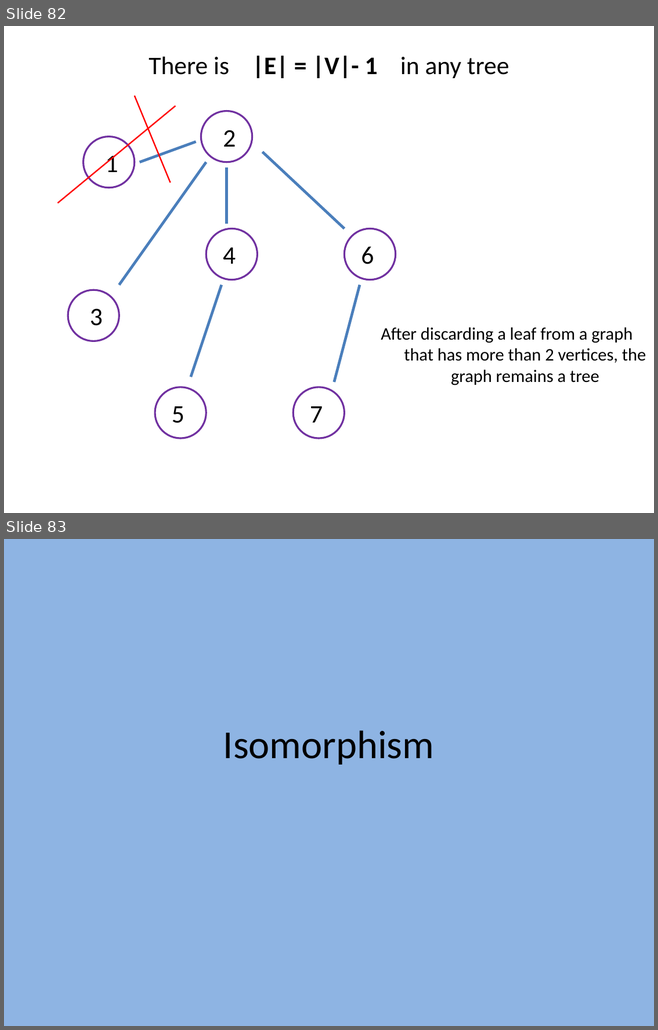
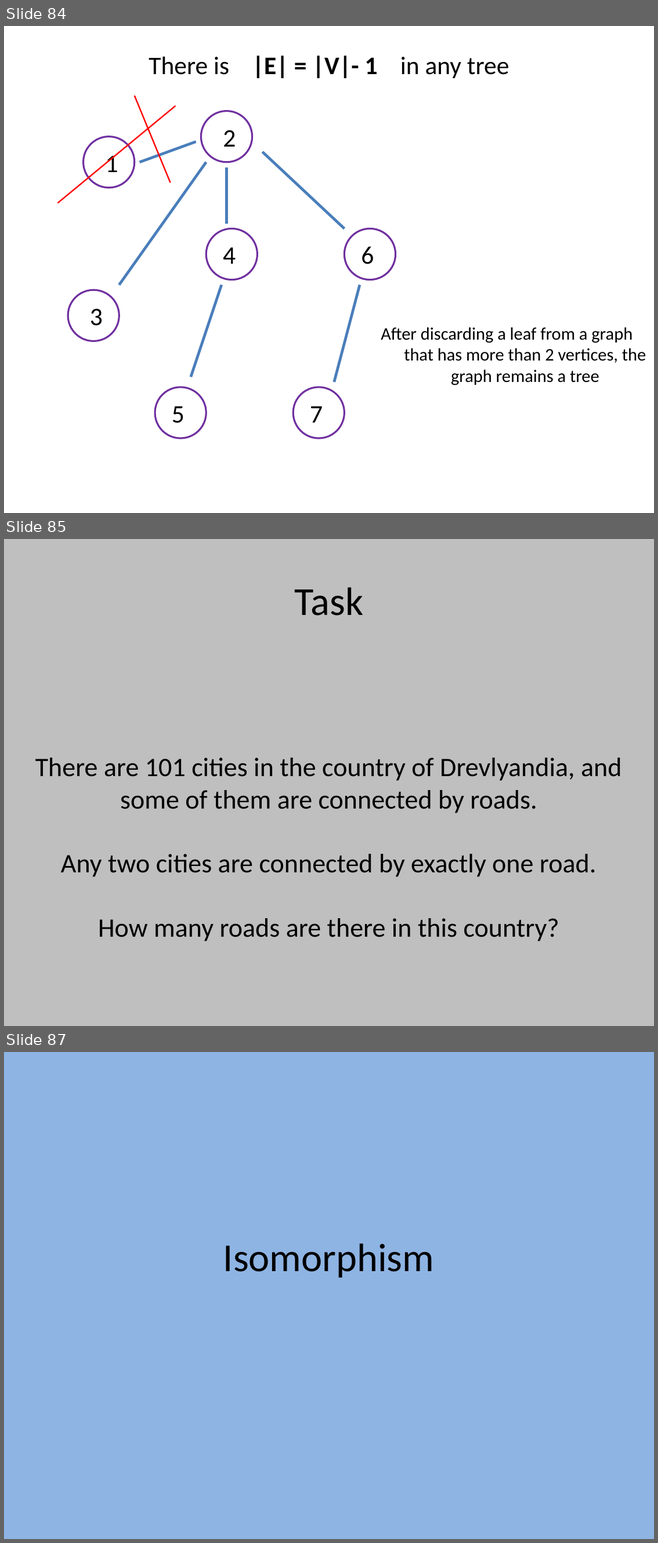
Before and after one commit to SteinbergOB/GraphAlgorithms_en, a slide deck: Presentation/Lection 0.pptx. Shown one above the other, each under a label of ours: slides 82 and 83 before the commit, slides 84, 85 and 87 after it; the slides between them are not shown. The pictures are 658x1030 and 658x1543 pixels, drawn with LibreOffice and Linux fonts; fonts in the diff are those of the drawing. Boxes give left, top, right and bottom in pixels: in the first picture for what was removed or moved away, otherwise in the second. Text is boxed around its words. In the diff, an @@ line names an element or a change of style, - is before the commit and + after.

```diff
--- a/Presentation/Lection 0.pptx
+++ b/Presentation/Lection 0.pptx
@@ slide 85 added at <box>4,539,654,1026</box>, background #BFBFBF @@
@@ title added at <box>295,587,364,616</box>, 44 pt, text #000000 @@
+Task
@@ text added at <box>35,758,621,942</box>, 29.6 pt, text #000000 @@
+There are 101 cities in the country of Drevlyandia, and some of them are connected by roads.
+Any two cities are connected by exactly one road.
+How many roads are there in this country?
@@ what was slide 82 is now slide 84 @@
@@ what was slide 83 is now slide 87 @@
```
Also in this commit, not shown: 3 slides changed, 3 other slides added, 1 other file.
